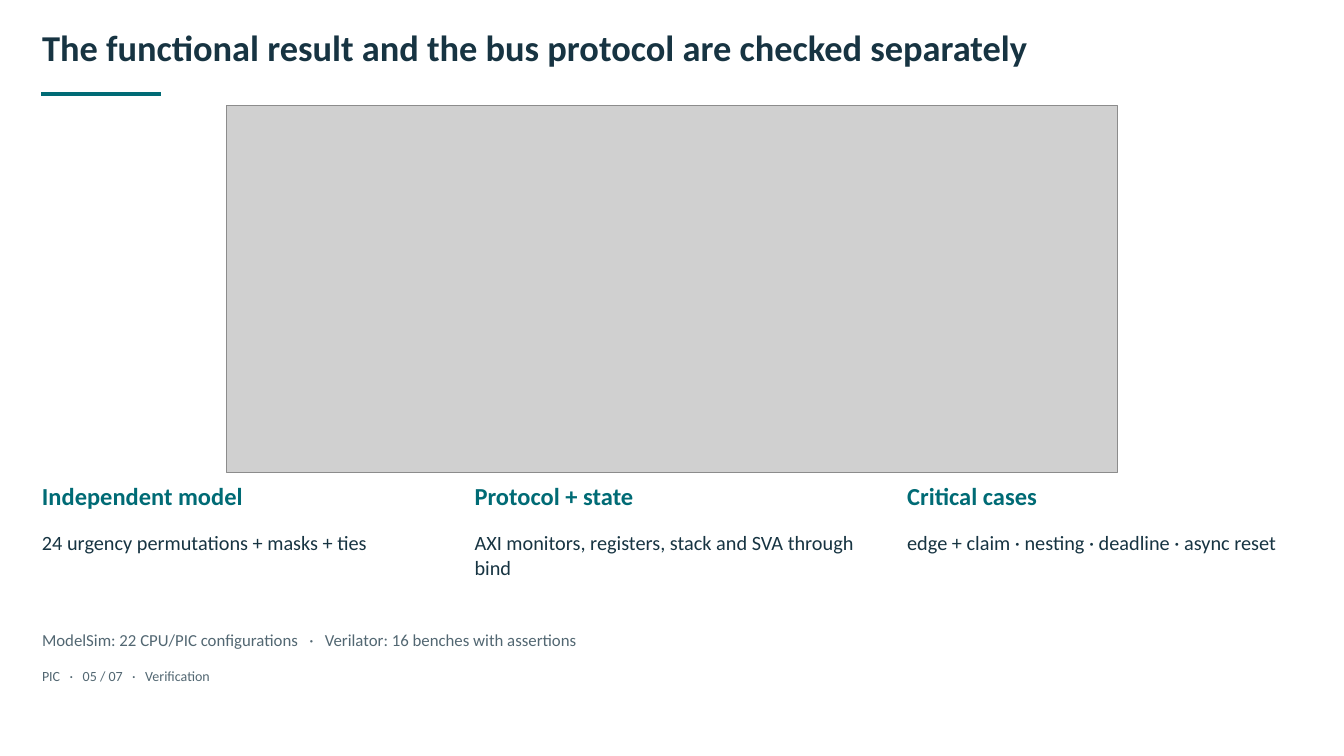
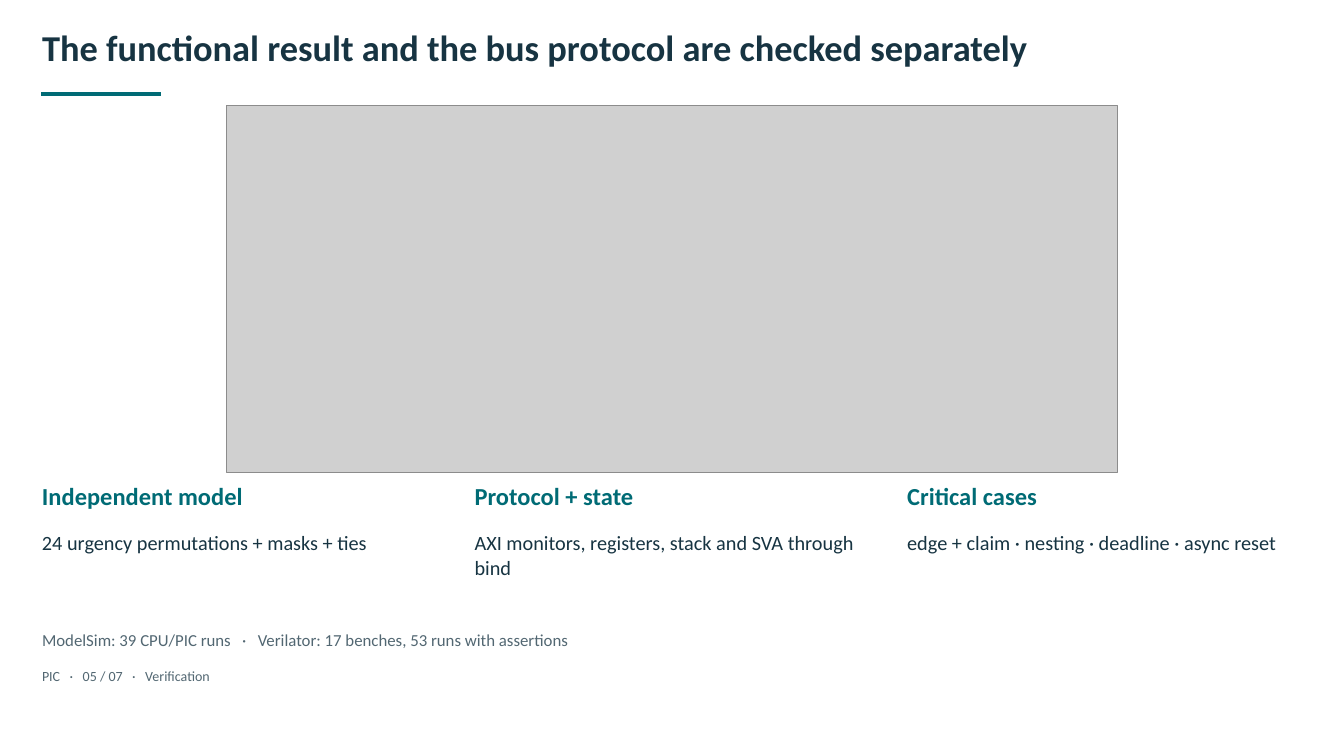
Before and after one commit to C0SM1N23/siemens, a slide deck: slide 5 of cpu/docs/presentations/output/PIC_Bunea_Cosmin-Andrei.pptx. Drawn at 1344x756 pixels with LibreOffice and Linux fonts; fonts in the diff are those of the drawing; grey boxes stand for pictures. Boxes give left, top, right and bottom in pixels: in the first picture for what was removed or moved away, otherwise in the second. Text is boxed around its words. In the diff, an @@ line names an element or a change of style, - is before the commit and + after.

```diff
--- a/cpu/docs/presentations/output/PIC_Bunea_Cosmin-Andrei.pptx
+++ b/cpu/docs/presentations/output/PIC_Bunea_Cosmin-Andrei.pptx
@@ text at <box>42,634,568,648</box>: text changed @@
-ModelSim: 22 CPU/PIC configurations · Verilator: 16 benches with assertions
+ModelSim: 39 CPU/PIC runs · Verilator: 17 benches, 53 runs with assertions
```
Also in this commit, not shown: 9 other files.
